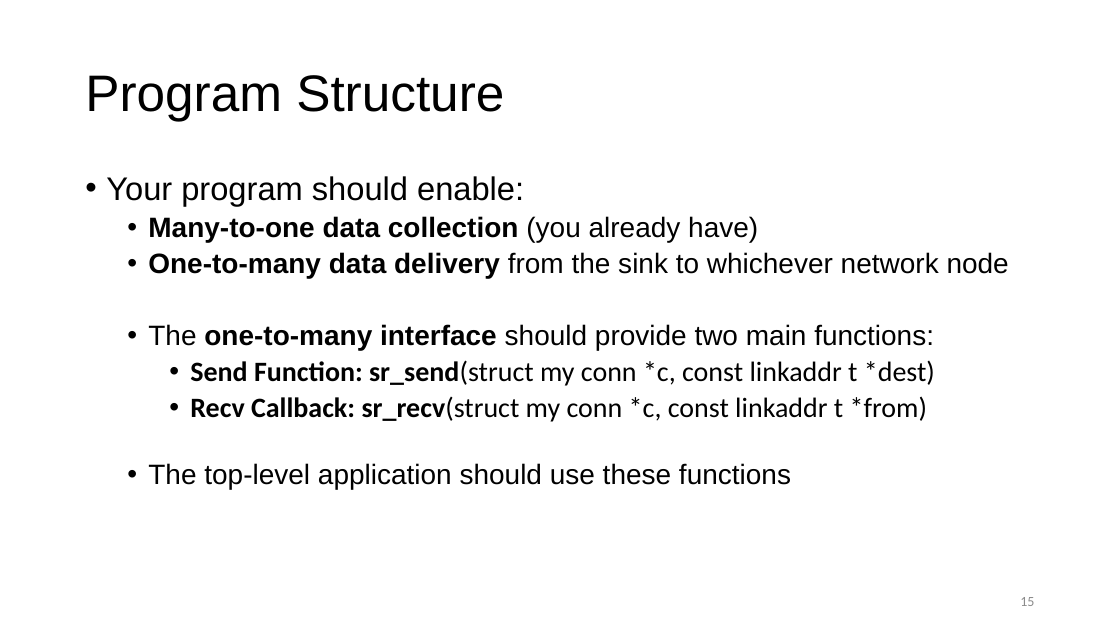
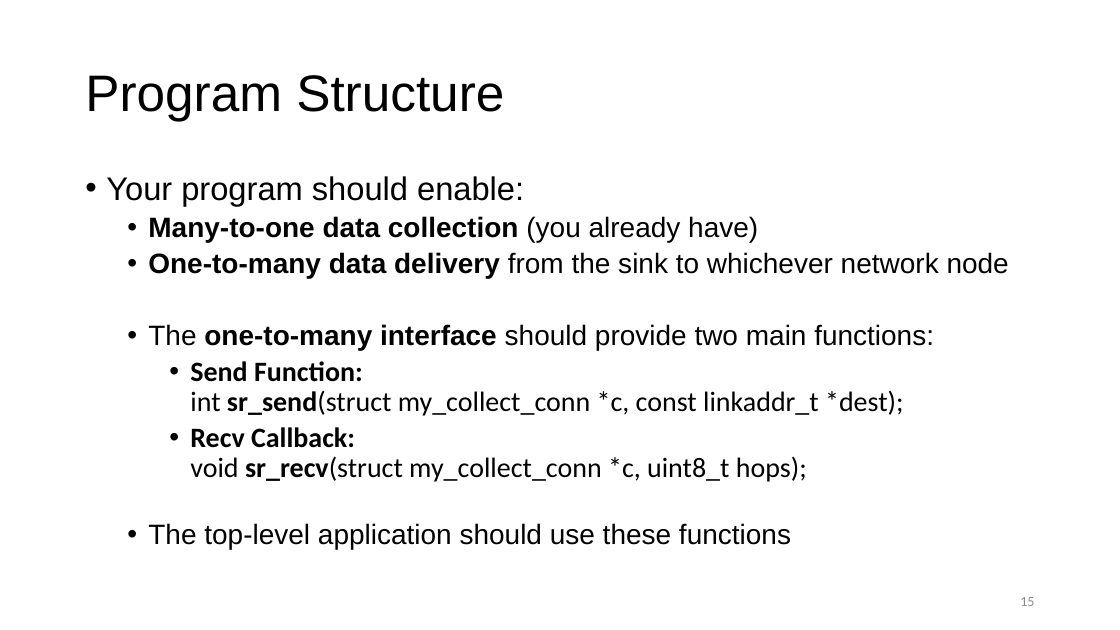
Before and after one commit to ABrun93/lwsn-finalproj, a slide deck: slide 15 of project-slides.pptx. Drawn at 1120x630 pixels with LibreOffice and Linux fonts; fonts in the diff are those of the drawing. Boxes give left, top, right and bottom in pixels: in the first picture for what was removed or moved away, otherwise in the second. Text is boxed around its words. In the diff, an @@ line names an element or a change of style, - is before the commit and + after.

```diff
--- a/project-slides.pptx
+++ b/project-slides.pptx
@@ text at [190,361,904,482]: text changed @@
-    • Send Function: sr_send(struct my conn *c, const linkaddr t *dest)
-    • Recv Callback: sr_recv(struct my conn *c, const linkaddr t *from)
+    • Send Function:
+      int sr_send(struct my_collect_conn *c, const linkaddr_t *dest);
+    • Recv Callback:
+      void sr_recv(struct my_collect_conn *c, uint8_t hops);
```
Also in this commit, not shown: 7 other files.
